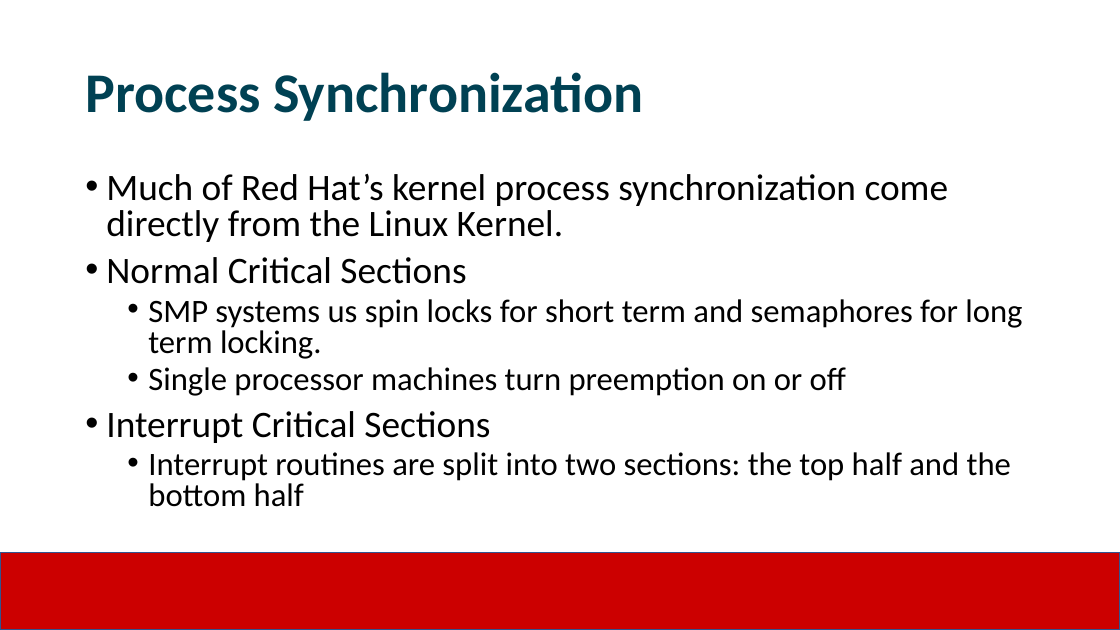
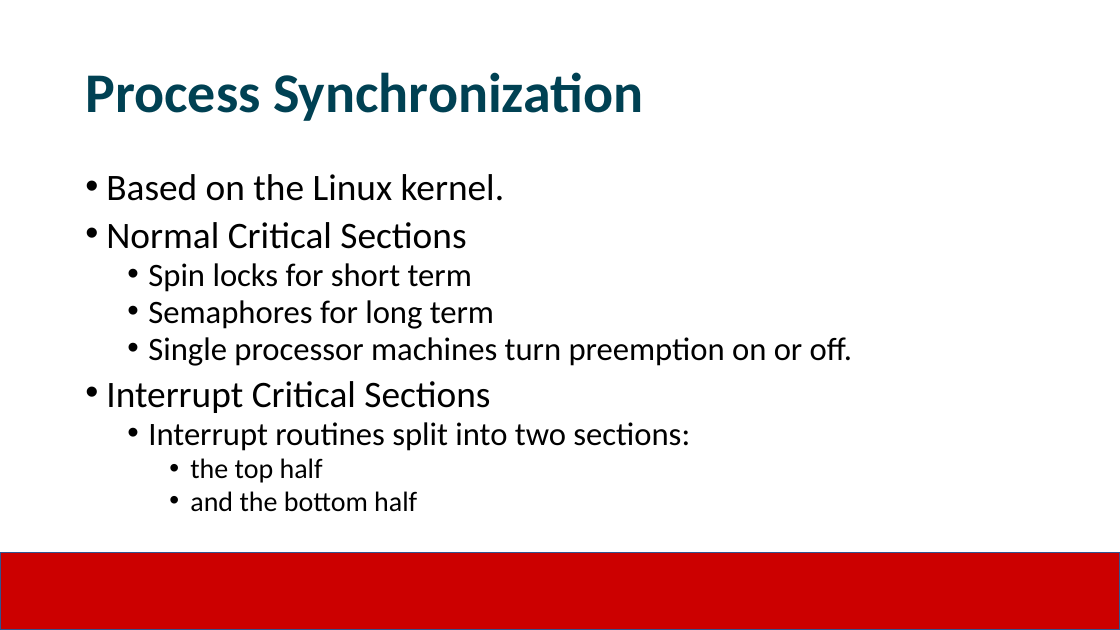
Before and after one commit to JimmyJHickey/Rambunctious-Homunculi, a slide deck: slide 7 of reports/RedHat_Presentation.pptx. Drawn at 1120x630 pixels with LibreOffice and Linux fonts; fonts in the diff are those of the drawing; background and template pictures are left out. Boxes give left, top, right and bottom in pixels: in the first picture for what was removed or moved away, otherwise in the second. Text is boxed around its words. In the diff, an @@ line names an element or a change of style, - is before the commit and + after.

```diff
--- a/reports/RedHat_Presentation.pptx
+++ b/reports/RedHat_Presentation.pptx
@@ text at (x1=106, y1=174, x2=505, y2=201): text changed @@
-• Much of Red Hat’s kernel process synchronization come directly from the Linux Kernel.
+• Based on the Linux kernel.
@@ text at (x1=148, y1=263, x2=852, y2=366): text changed @@
-  • SMP systems us spin locks for short term and semaphores for long term locking.
-  • Single processor machines turn preemption on or off
+  • Spin locks for short term
+  • Semaphores for long term
+  • Single processor machines turn preemption on or off.
@@ text at (x1=148, y1=422, x2=690, y2=512): text changed @@
-  • Interrupt routines are split into two sections: the top half and the bottom half
+  • Interrupt routines split into two sections:
+    • the top half
+    • and the bottom half
```
Also in this commit, not shown: 4 other slides changed, 1 slide added, 3 other files.
